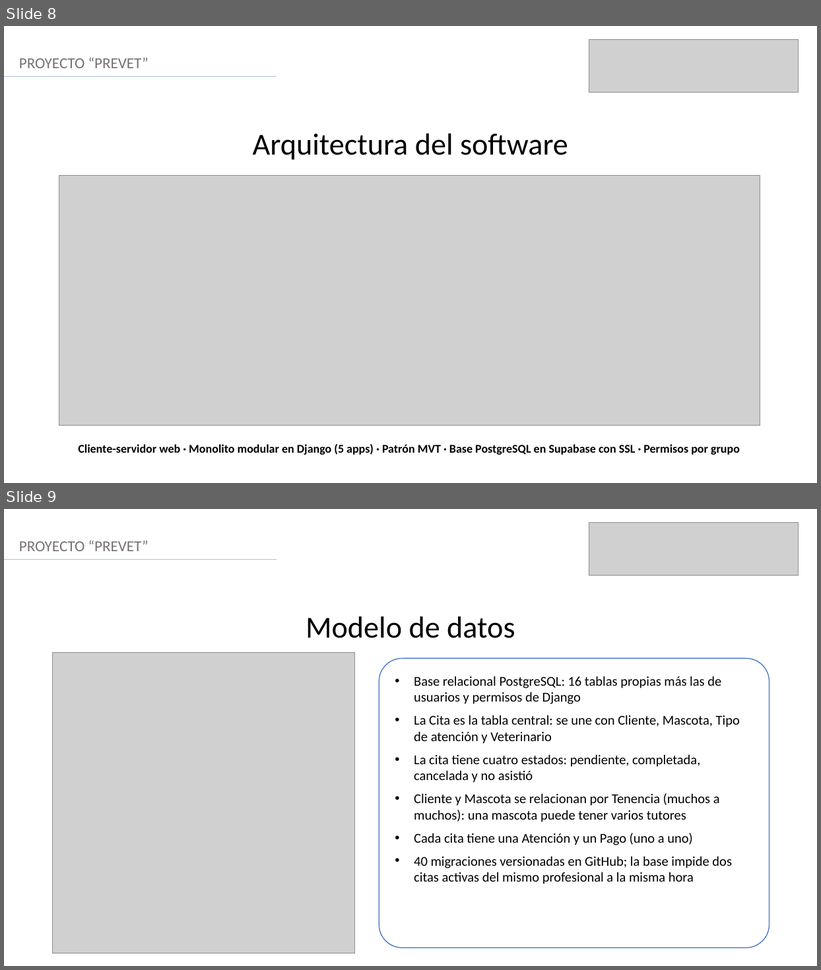
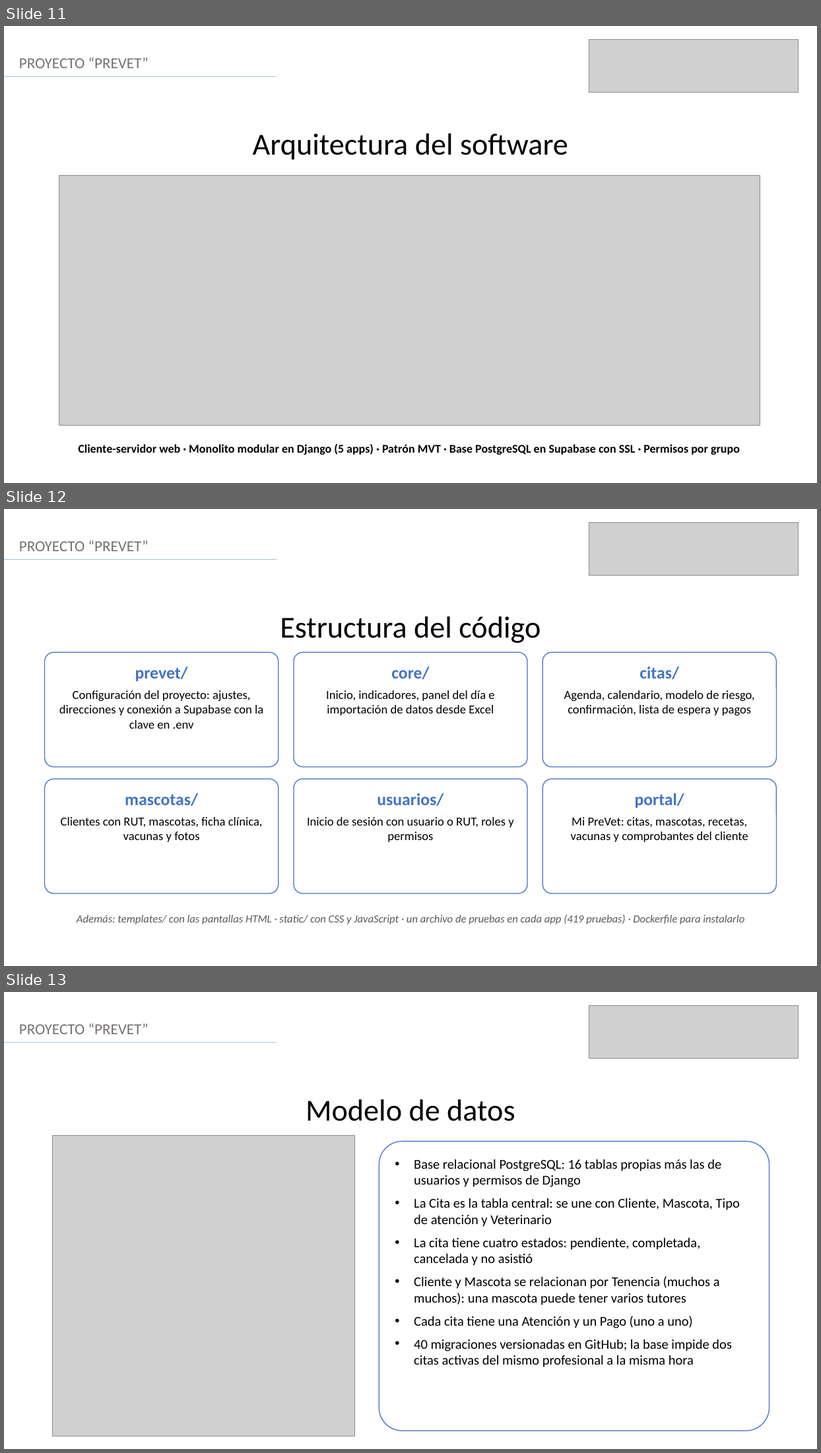
Before and after one commit to KatUci/PreVet, a slide deck: Fase 3/Evidencias Grupales/Presentación Final del proyecto (Español).pptx. Shown one above the other, each under a label of ours: slides 8 and 9 before the commit, slides 11, 12 and 13 after it. The pictures are 821x970 and 821x1453 pixels, drawn with LibreOffice and Linux fonts; fonts in the diff are those of the drawing; grey boxes stand for pictures. Boxes give left, top, right and bottom in pixels: in the first picture for what was removed or moved away, otherwise in the second. Text is boxed around its words. In the diff, an @@ line names an element or a change of style, - is before the commit and + after.

Commit message:
Agrega a la presentación final mercado, canales, riesgos, estructura del código y evaluación económica, con su planilla de cálculo

```diff
--- a/Fase 3/Evidencias Grupales/Presentación Final del proyecto (Español).pptx
+++ b/Fase 3/Evidencias Grupales/Presentación Final del proyecto (Español).pptx
@@ slide 12 added at [4, 509, 817, 966], background #FFFFFF @@
@@ picture added at [589, 523, 799, 576] @@
@@ text added at [19, 540, 149, 551], 18 pt, text #767171 @@
+PROYECTO “PREVET”
@@ line added from (4, 560) to (277, 560), #ABC0E4 1.25 pt @@
@@ text added at [280, 617, 541, 643], 36 pt, text #000000 @@
+Estructura del código
@@ rounded rectangle added at [45, 652, 279, 767], fill #FFFFFF, outline #4472C4 1 pt, 14.5 pt, text #000000 @@
+prevet/
+Configuración del proyecto: ajustes, direcciones y conexión a Supabase con la clave en .env
@@ rounded rectangle added at [294, 652, 527, 767], fill #FFFFFF, outline #4472C4 1 pt, 14.5 pt, text #000000 @@
+core/
+Inicio, indicadores, panel del día e importación de datos desde Excel
@@ rounded rectangle added at [543, 652, 776, 767], fill #FFFFFF, outline #4472C4 1 pt, 14.5 pt, text #000000 @@
+citas/
+Agenda, calendario, modelo de riesgo, confirmación, lista de espera y pagos
@@ rounded rectangle added at [45, 779, 279, 894], fill #FFFFFF, outline #4472C4 1 pt, 14.5 pt, text #000000 @@
+mascotas/
+Clientes con RUT, mascotas, ficha clínica, vacunas y fotos
@@ rounded rectangle added at [294, 779, 527, 894], fill #FFFFFF, outline #4472C4 1 pt, 14.5 pt, text #000000 @@
+usuarios/
+Inicio de sesión con usuario o RUT, roles y permisos
@@ rounded rectangle added at [543, 779, 776, 894], fill #FFFFFF, outline #4472C4 1 pt, 14.5 pt, text #000000 @@
+portal/
+Mi PreVet: citas, mascotas, recetas, vacunas y comprobantes del cliente
@@ text added at [77, 915, 745, 925], 13 pt, text #595959, italic @@
+Además: templates/ con las pantallas HTML · static/ con CSS y JavaScript · un archivo de pruebas en cada app (419 pruebas) · Dockerfile para instalarlo
@@ what was slide 8 is now slide 11 @@
@@ what was slide 9 is now slide 13 @@
```
Also in this commit, not shown: 2 slides changed, 7 other slides added, 1 other file.
